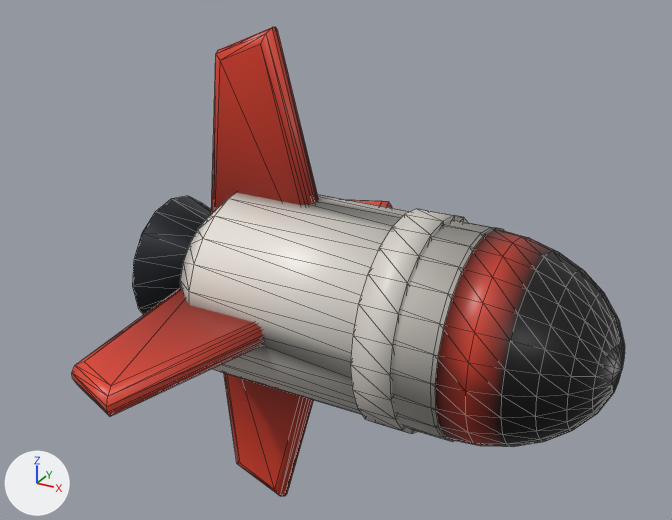
An edit to the glTF model public/models/proj_player_missile.glb, drawn before and after from the same camera.
The view is the same before and after, from a 50 mm lens placed at (0.538, -1.233, 0.69), pointed at (-0.146, 0.01, 0.069). The lights are fixed; the arrows at lower left show +X, +Y and +Z. The first picture is the older version. Mesh edges are drawn as thin lines. Where no turn or scale is listed for an object, it has been applied to the vertices. Vertices at exactly the same position are counted once.

Objects in the first picture: 'player_missile_mesh'.
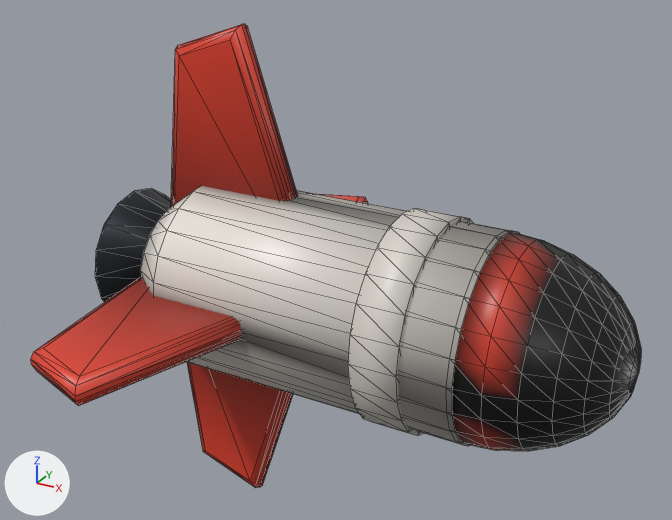
The change, as a diff of the scene's bpy script:
```diff
--- a/public/models/proj_player_missile.glb.py
+++ b/public/models/proj_player_missile.glb.py
@@ me_player_missile_mesh @@
 # used by ob_player_missile_mesh; location = (0.0, 0.0, 0.0)
-me_player_missile_mesh.from_pydata(...)  # 468 vertices, 908 faces; spans x -0.475..0.335, y -0.442..0.442, z -0.442..0.442
+me_player_missile_mesh.from_pydata(...)  # 468 vertices, 908 faces; spans x -0.56..0.358, y -0.442..0.442, z -0.442..0.442
+# me_player_missile_mesh part 1: the loose piece of 74 vertices spanning x -0.375..0.112, y -0.17..0.17, z -0.17..0.17 is scaled about its middle by (1.23, 1, 1), then moved by (-0.03, 0.0, 0.0)
+# me_player_missile_mesh part 2: the loose piece of 96 vertices spanning x -0.019..0.045, y -0.177..0.177, z -0.177..0.177 is scaled about the mesh origin by (1.23, 1, 1)
+# me_player_missile_mesh part 3: the loose piece of 170 vertices spanning x 0.105..0.335, y -0.168..0.168, z -0.168..0.168 is moved by (0.024, 0.0, 0.0)
+# me_player_missile_mesh part 4: the loose piece of 32 vertices spanning x -0.475..-0.375, y -0.122..0.122, z -0.122..0.122 is moved by (-0.085, 0.0, 0.0)
+# me_player_missile_mesh part 5: 96 of 468 vertices moved; they spanned x -0.394..-0.131, y -0.442..0.442, z -0.442..0.442 and now span x -0.483..-0.161, y -0.442..0.442, z -0.442..0.442; mean shift (-0.064, 0.0, 0.0); largest move (-0.394, 0.004, 0.0) -> (-0.483, 0.004, 0.0)
+# me_player_missile_mesh part 6: 231 faces centred in x -0.408..0.188, y -0.168..0.168, z -0.168..0.168 are repainted in the vertex colours; the middle colour goes from light grey #cecece to light grey #cacaca
+# me_player_missile_mesh part 7: 90 faces centred in x -0.475..0.003, y -0.427..0.427, z -0.427..0.427 are repainted in the vertex colours; the middle colour goes from white #f6f6f6 to white #f5f5f5
 me_player_missile_mesh.materials.append(mat_white)
```

Changed parts and their boxes (x1, y1, x2, y2) in the pictures (672 x 520 px; the box of a moved part takes in the faces that stretch with it):
'player_missile_mesh', reshaped, recoloured (10% wider)
    before: (72, 27, 625, 496)
    after: (31, 24, 641, 488)
part 1 of me_player_missile_mesh, moved or reshaped
    before: (180, 193, 504, 442)
    after: (140, 186, 520, 446)
part 2 of me_player_missile_mesh, moved or reshaped
    before: (350, 209, 467, 434)
    after: (348, 208, 473, 436)
part 3 of me_player_missile_mesh, moved or reshaped
    before: (435, 229, 625, 447)
    after: (452, 232, 641, 451)
part 4 of me_player_missile_mesh, moved or reshaped
    before: (132, 196, 211, 315)
    after: (95, 188, 171, 302)
part 5 of me_player_missile_mesh, moved or reshaped
    before: (72, 27, 392, 496)
    after: (31, 24, 368, 488)
part 6 of me_player_missile_mesh, recoloured
    before: (116, 37, 556, 491)
    after: (81, 29, 574, 484)
part 7 of me_player_missile_mesh, recoloured
    before: (72, 28, 443, 495)
    after: (31, 25, 467, 486)
